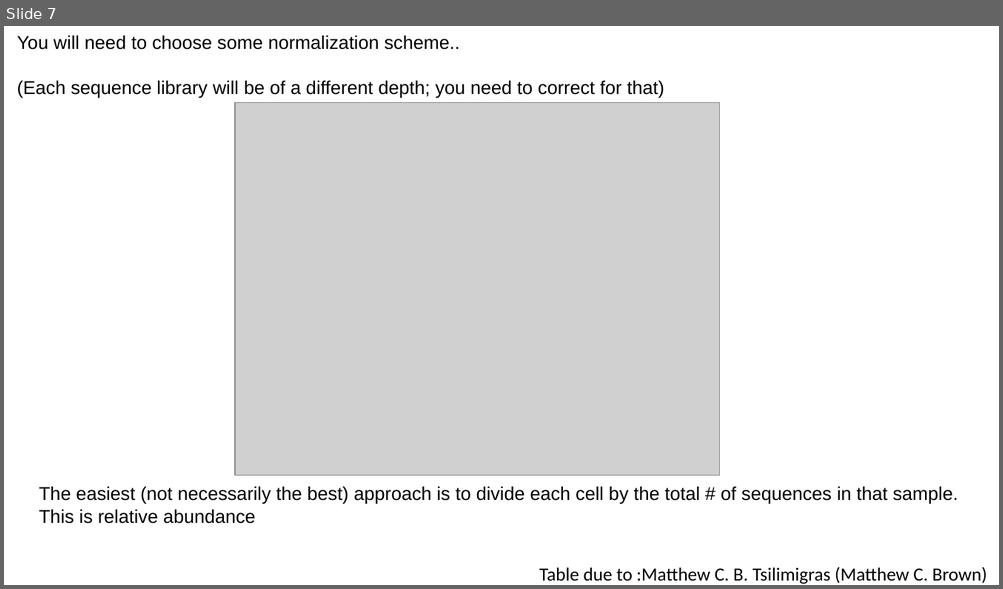
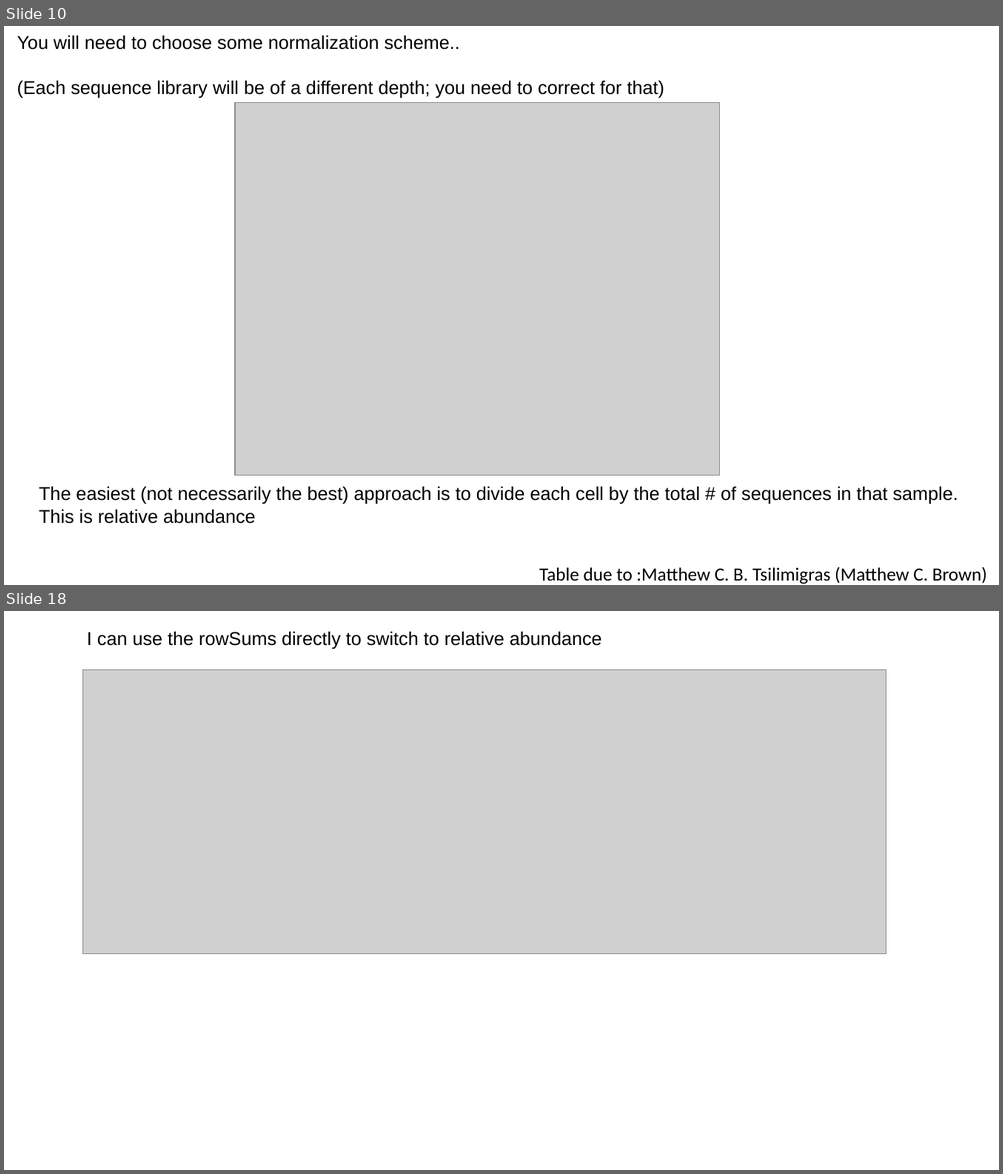
Before and after one commit to afodor/afodor.github.io, a slide deck: classes/ChapelHill2018/ch.pptx. Shown one above the other, each under a label of ours: slide 7 before the commit, slides 10 and 18 after it; the slides between them are not shown. The pictures are 1003x589 and 1003x1174 pixels, drawn with LibreOffice and Linux fonts; fonts in the diff are those of the drawing; grey boxes stand for pictures. Boxes give left, top, right and bottom in pixels: in the first picture for what was removed or moved away, otherwise in the second. Text is boxed around its words. In the diff, an @@ line names an element or a change of style, - is before the commit and + after.

```diff
--- a/classes/ChapelHill2018/ch.pptx
+++ b/classes/ChapelHill2018/ch.pptx
@@ slide 18 added at box(4, 611, 999, 1170), background #FFFFFF @@
@@ text added at box(87, 631, 602, 649), 18 pt, text #000000 @@
+I can use the rowSums directly to switch to relative abundance
@@ picture added at box(83, 670, 886, 954) @@
@@ what was slide 7 is now slide 10 @@
```
Also in this commit, not shown: 1 slide changed, 14 other slides added.
